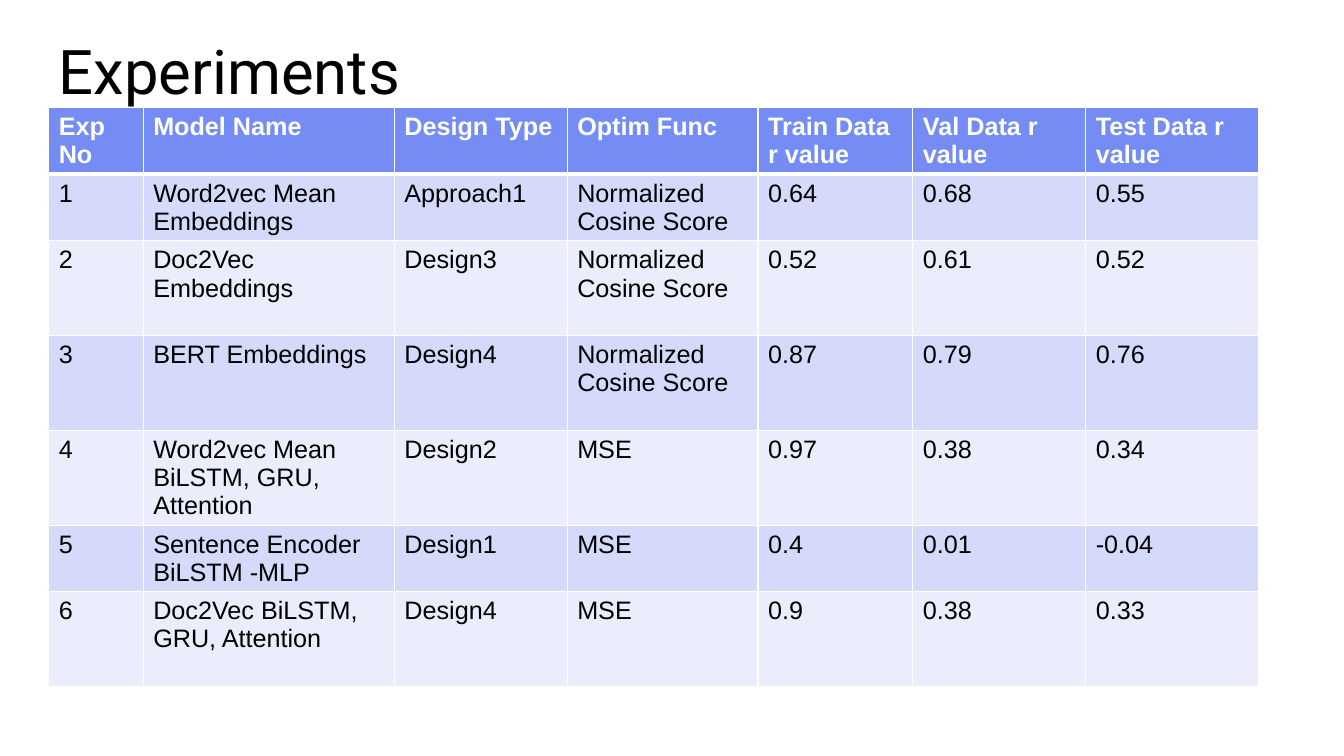
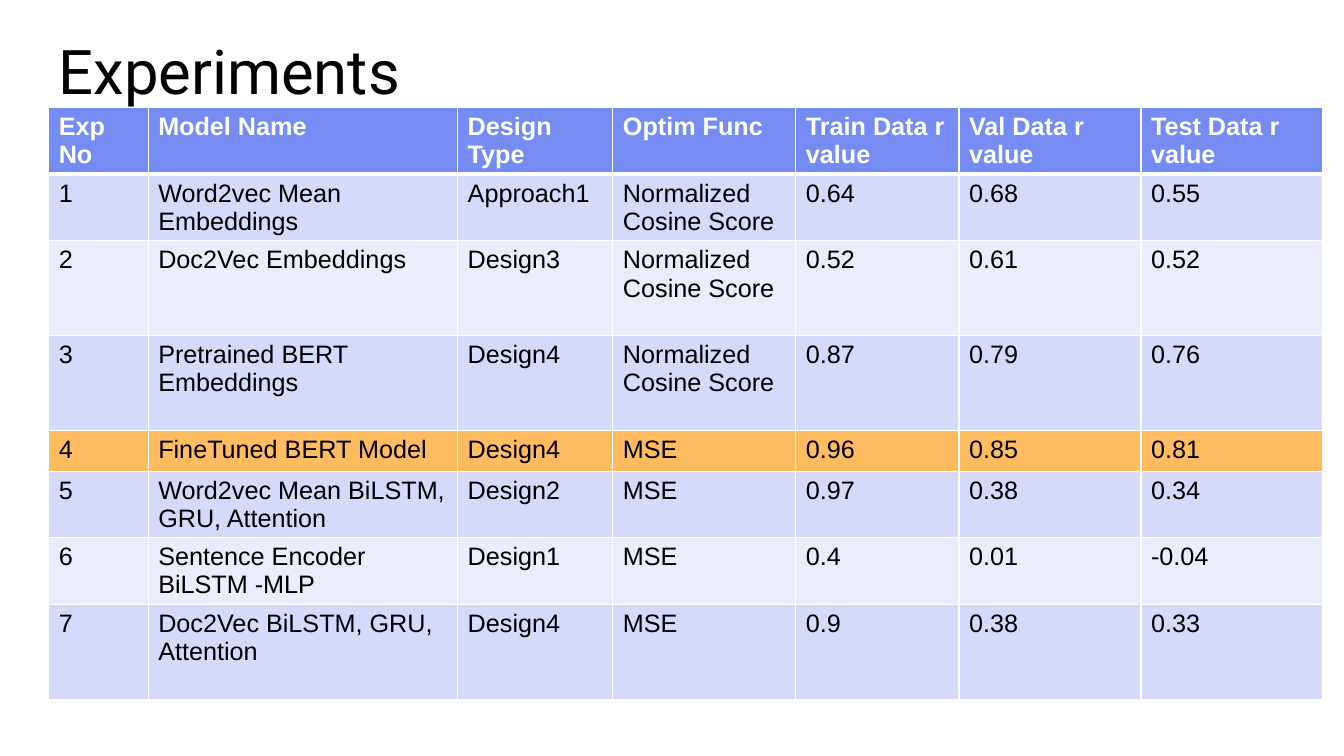
Before and after one commit to tanalpha-aditya/Advanced_Semantic_similarity, a slide deck: slide 9 of 4-final_report.pptx. Drawn at 1344x756 pixels with LibreOffice and Linux fonts; fonts in the diff are those of the drawing. Boxes give left, top, right and bottom in pixels: in the first picture for what was removed or moved away, otherwise in the second. Text is boxed around its words. In the diff, an @@ line names an element or a change of style, - is before the commit and + after.

```diff
--- a/4-final_report.pptx
+++ b/4-final_report.pptx
@@ table at (x1=48, y1=108, x2=1324, y2=734) @@
-row 4: 3 | BERT Embeddings | Design4 | Normalized Cosine Score | 0.87 | 0.79 | 0.76
-row 5: 4 | Word2vec Mean BiLSTM, GRU, Attention | Design2 | MSE | 0.97 | 0.38 | 0.34
-row 6: 5 | Sentence Encoder BiLSTM -MLP | Design1 | MSE | 0.4 | 0.01 | -0.04
-row 7: 6 | Doc2Vec BiLSTM, GRU, Attention | Design4 | MSE | 0.9 | 0.38 | 0.33
+row 4: 3 | Pretrained BERT Embeddings | Design4 | Normalized Cosine Score | 0.87 | 0.79 | 0.76
+row 5: 4 | FineTuned BERT Model | Design4 | MSE | 0.96 | 0.85 | 0.81
+row 6: 5 | Word2vec Mean BiLSTM, GRU, Attention | Design2 | MSE | 0.97 | 0.38 | 0.34
+row 7: 6 | Sentence Encoder BiLSTM -MLP | Design1 | MSE | 0.4 | 0.01 | -0.04
+row 8: 7 | Doc2Vec BiLSTM, GRU, Attention | Design4 | MSE | 0.9 | 0.38 | 0.33
@@ table resized from (x1=48, y1=108, x2=1257, y2=723) to (x1=48, y1=108, x2=1324, y2=734) @@
```
Also in this commit, not shown: 5 other slides changed, 10 other files.
